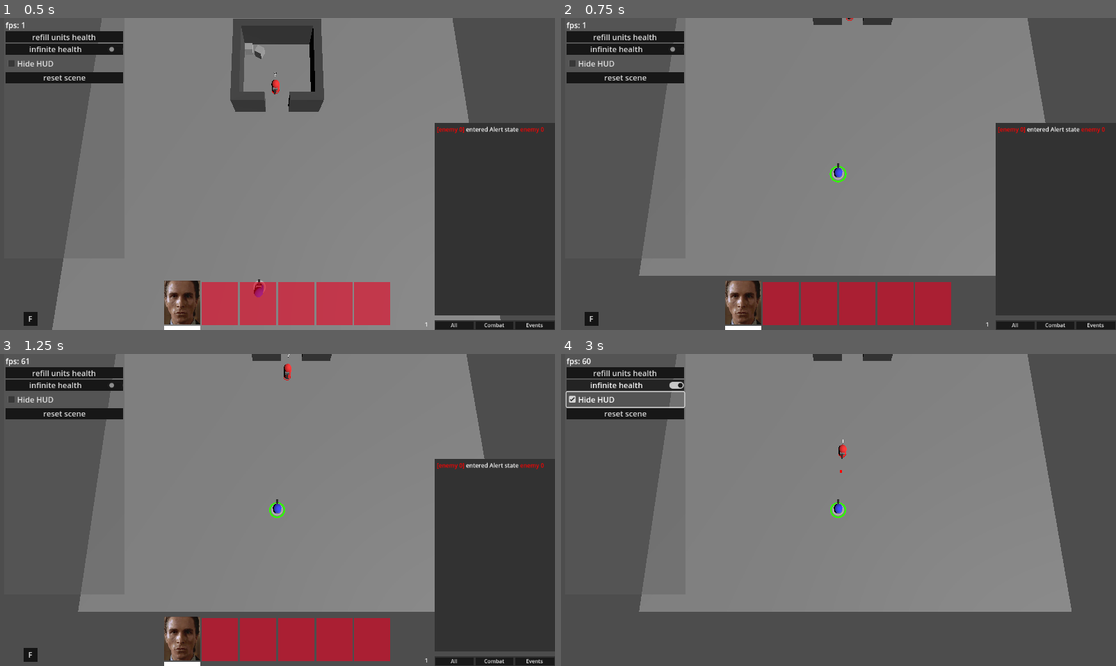
Above: before the commit, frames 1-4 (two rows, left to right).
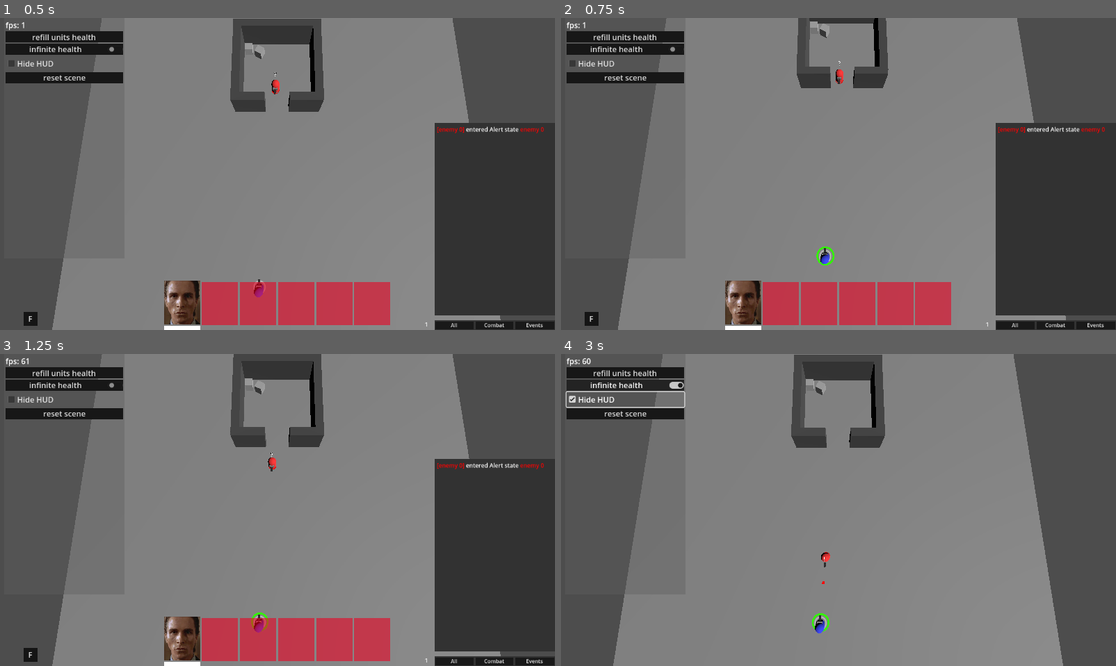
Above: after the commit, the same moments.

Repository: AAncapo/godot-rtwp
Game: Godot game, scene res://world.tscn
Same seed, same stepped clock (60 frames per second), same inputs: the game is played once before the commit and once after it.
Inputs (mouse positions are in pixels of both pictures, inside the frame that each line leads up to):
- Up to frame 1 (0.5 s): no input
- Up to frame 2 (0.75 s): click (744, 301) at 0.5 s
- Up to frame 3 (1.25 s): no input
- Up to frame 4 (3 s): click "refill units health" at 1.25 s; click "infinite health" at 2 s; click "Hide HUD" at 2.75 s

Frame 1 is identical in both runs. In frame 2, 11% of the frame differs, in the area x 10-91%, y 0-100%; in frame 3, 13%; in frame 4, 21%, in the area x 9-92%, y 0-100%.

Commit message:
Camera movement
# added smoothness to the camera movement and zoom

Diff:
--- a/camera.gd
+++ b/camera.gd
@@ -1,47 +1,64 @@
 extends Node3D
 
-const MOVE_MARGIN = 0
-const MOVE_SPEED = 30
+@export_range(5.0,30.0) var move_speed: float = 10.0
+@export var zoom_amount: float = 10.0
+@export var min_zoom: float = 5.0
+@export var max_zoom: float = 50.0
+
 @onready var cam = $Camera3D
+@onready var new_pos: Vector3 = self.position
+@onready var new_zoom: float = cam.position.z
+
+@onready var new_rotation_y: float = self.global_rotation.y
+
+var mouse_sensitivity: float = 0.05
 
 
-func _ready():
-	GameEvents.focus_worldobject.connect(on_worldobject_focused)
+func _ready() -> void:
+	GameEvents.focus_world_object.connect(on_world_object_focused)
 
 
-func _process(delta):
-	var m_pos = get_viewport().get_mouse_position()
-	calc_move(m_pos,delta)
+func _process(delta: float) -> void:
+	calc_move(delta)
 
 
-func _unhandled_input(event):
-	if event is InputEventMouseButton:
-		match event.button_index:
-			MOUSE_BUTTON_WHEEL_UP:
-				cam.position.z -= 1
-			MOUSE_BUTTON_WHEEL_DOWN:
-				cam.position.z += 1
+func _unhandled_input(event: InputEvent) -> void:
+	## Zoom camera w mouse wheel ##
+	if event is InputEventMouseButton && event.is_pressed():
+		if event.button_index == MOUSE_BUTTON_WHEEL_UP:
+			new_zoom -= zoom_amount
+		if event.button_index == MOUSE_BUTTON_WHEEL_DOWN:
+			new_zoom += zoom_amount
+		new_zoom = clamp(new_zoom, min_zoom, max_zoom)
+
+	if event is InputEventMouseMotion:
+#		## Pan camera w middle mouse button ##
+		if event.button_mask == MOUSE_BUTTON_MASK_MIDDLE:
+			new_pos -= Vector3(
+				event.relative.x * mouse_sensitivity,
+				0,
+				event.relative.y * mouse_sensitivity)
+		## Rotate w middle mouse button ##
+#		if event.button_mask == MOUSE_BUTTON_MASK_MIDDLE:
+#			new_rotation_y = deg_to_rad(event.relative.x) * mouse_sensitivity
+#			self.global_rotate(Vector3.UP,new_rotation_y)
 
 
-func calc_move(_m_pos, delta):
-#	var v_size = get_viewport().size
-	var move_vec = Vector3()
-#	if m_pos.x < MOVE_MARGIN ||
+func calc_move(delta:float) -> void:
+	## Move camera using WASD/arrow keys ##
 	if Input.is_action_pressed("cam_left"):
-		move_vec.x -= 1
-#	if m_pos.y < MOVE_MARGIN ||
+		new_pos += Vector3.LEFT
 	if Input.is_action_pressed("cam_fwd"):
-		move_vec.z -= 1
-#	if m_pos.x > v_size.x - MOVE_MARGIN ||
+		new_pos += Vector3.FORWARD
 	if Input.is_action_pressed("cam_right"):
-		move_vec.x += 1
-#	if m_pos.y > v_size.y - MOVE_MARGIN ||
+		new_pos += Vector3.RIGHT
 	if Input.is_action_pressed("cam_bwd"):
-		move_vec.z += 1
-	move_vec = move_vec.rotated(Vector3.UP, rotation_degrees.y)
-	global_translate(move_vec * delta * MOVE_SPEED)
+		new_pos += Vector3.BACK
+
+	global_position = lerp(global_position,new_pos, delta * move_speed)
+	cam.position.z = lerp(cam.position.z, new_zoom, delta * move_speed)
 
 
-func on_worldobject_focused(obj, focus=true):
+func on_world_object_focused(obj, focus=true):
 	if focus:
 		global_transform.origin = obj.global_position
--- a/globals/GameEvents.gd
+++ b/globals/GameEvents.gd
@@ -9,7 +9,7 @@
 signal ui_toggle_form_tab
 signal form_selected(formation_index)
 #Camera
-signal focus_worldobject(obj, center_cam)
+signal focus_world_object(obj, center_cam)
 #Debug Console
 signal ui_toggle_combat_log
 signal update_clg(autor, new_info, target)
--- a/project.godot
+++ b/project.godot
@@ -90,6 +90,16 @@
 "events": [Object(InputEventKey,"resource_local_to_scene":false,"resource_name":"","device":0,"window_id":0,"alt_pressed":false,"shift_pressed":false,"ctrl_pressed":false,"meta_pressed":false,"pressed":false,"keycode":0,"physical_keycode":67,"key_label":0,"unicode":0,"echo":false,"script":null)
 ]
 }
+camera_zoom_in={
+"deadzone": 0.5,
+"events": [Object(InputEventMouseButton,"resource_local_to_scene":false,"resource_name":"","device":-1,"window_id":0,"alt_pressed":false,"shift_pressed":false,"ctrl_pressed":false,"meta_pressed":false,"button_mask":0,"position":Vector2(0, 0),"global_position":Vector2(0, 0),"factor":1.0,"button_index":4,"pressed":false,"double_click":false,"script":null)
+]
+}
+camera_zoom_out={
+"deadzone": 0.5,
+"events": [Object(InputEventMouseButton,"resource_local_to_scene":false,"resource_name":"","device":-1,"window_id":0,"alt_pressed":false,"shift_pressed":false,"ctrl_pressed":false,"meta_pressed":false,"button_mask":0,"position":Vector2(0, 0),"global_position":Vector2(0, 0),"factor":1.0,"button_index":5,"pressed":false,"double_click":false,"script":null)
+]
+}
 
 [layer_names]
 
--- a/ui/hud/hud.tscn
+++ b/ui/hud/hud.tscn
@@ -307,6 +307,7 @@
 offset_bottom = -5.0
 grow_horizontal = 2
 grow_vertical = 2
+mouse_filter = 0
 theme = ExtResource("5_k372f")
 horizontal_scroll_mode = 0
 
@@ -314,6 +315,7 @@
 layout_mode = 2
 size_flags_horizontal = 3
 size_flags_vertical = 3
+mouse_filter = 0
 
 [node name="Control" type="Control" parent="."]
 visible = false
--- a/ui/hud/hud_char_card.gd
+++ b/ui/hud/hud_char_card.gd
@@ -35,7 +35,7 @@
 	if _char:
 		print(_char.name, 'selected')
 		_char.selected.emit()
-		GameEvents.focus_worldobject.emit(_char)
+		GameEvents.focus_world_object.emit(_char)
 
 
 func __on_character_died(character):
--- a/unit_selection_system/selection_system.gd
+++ b/unit_selection_system/selection_system.gd
@@ -16,7 +16,7 @@
 
 
 func _ready():
-	GameEvents.focus_worldobject.connect(__on_unit_selected)
+	GameEvents.focus_world_object.connect(__on_unit_selected)
 	GameEvents.character_died.connect(on_unit_died)
 
 var dbl_clck_timer:float = 0
--- a/world.tscn
+++ b/world.tscn
@@ -60,6 +60,9 @@
 process_mode = 3
 transform = Transform3D(1, 0, 0, 0, 0.16014, 0.987094, 0, -0.987094, 0.16014, 0, 0, 0)
 script = ExtResource("3_7oabq")
+move_speed = 7.0
+zoom_amount = 5.0
+min_zoom = 10.0
 
 [node name="Camera3D" type="Camera3D" parent="CamBase"]
 transform = Transform3D(1, 0, 0, 0, 1, 0, 0, 0, 1, 0, -9.53674e-07, 25.4181)
